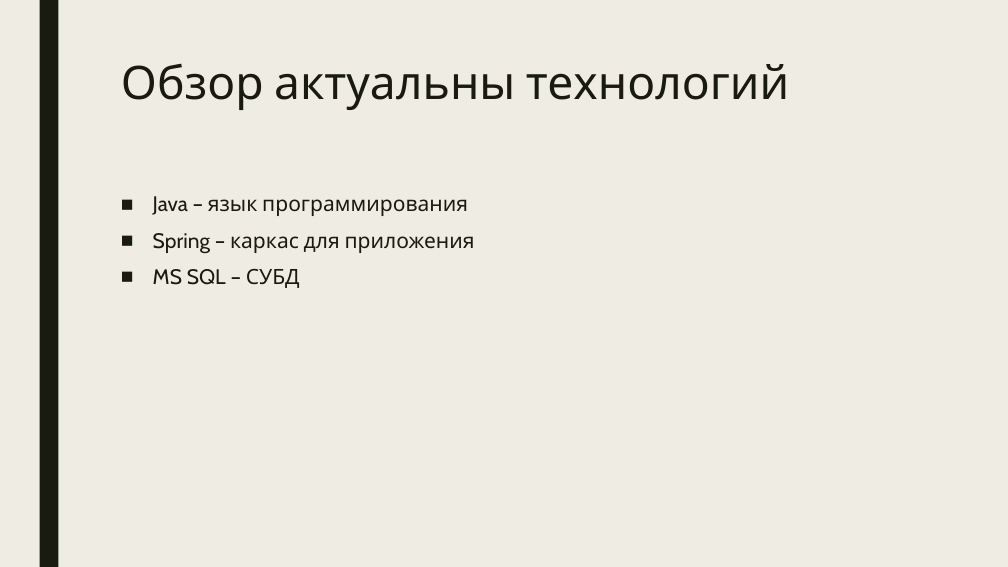
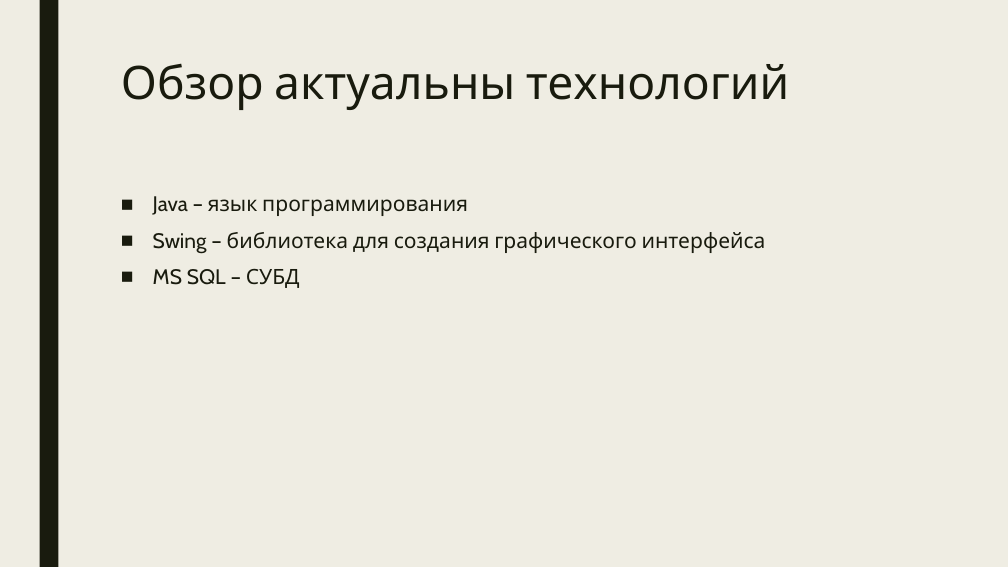
Before and after one commit to javavlsu/course-work-team-04-krylov, a slide deck: slide 9 of docs/Крылов Егор ИСТ-220 Проект Этап 1.pptx. Drawn at 1008x567 pixels with LibreOffice and Linux fonts; fonts in the diff are those of the drawing. Boxes give left, top, right and bottom in pixels: in the first picture for what was removed or moved away, otherwise in the second. Text is boxed around its words. In the diff, an @@ line names an element or a change of style, - is before the commit and + after.

```diff
--- a/docs/Крылов Егор ИСТ-220 Проект Этап 1.pptx
+++ b/docs/Крылов Егор ИСТ-220 Проект Этап 1.pptx
@@ text at [153, 232, 766, 254]: text changed @@
-■ Spring – каркас для приложения
+■ Swing – библиотека для создания графического интерфейса
```
Also in this commit, not shown: 2 other slides changed, 5 slides added.
